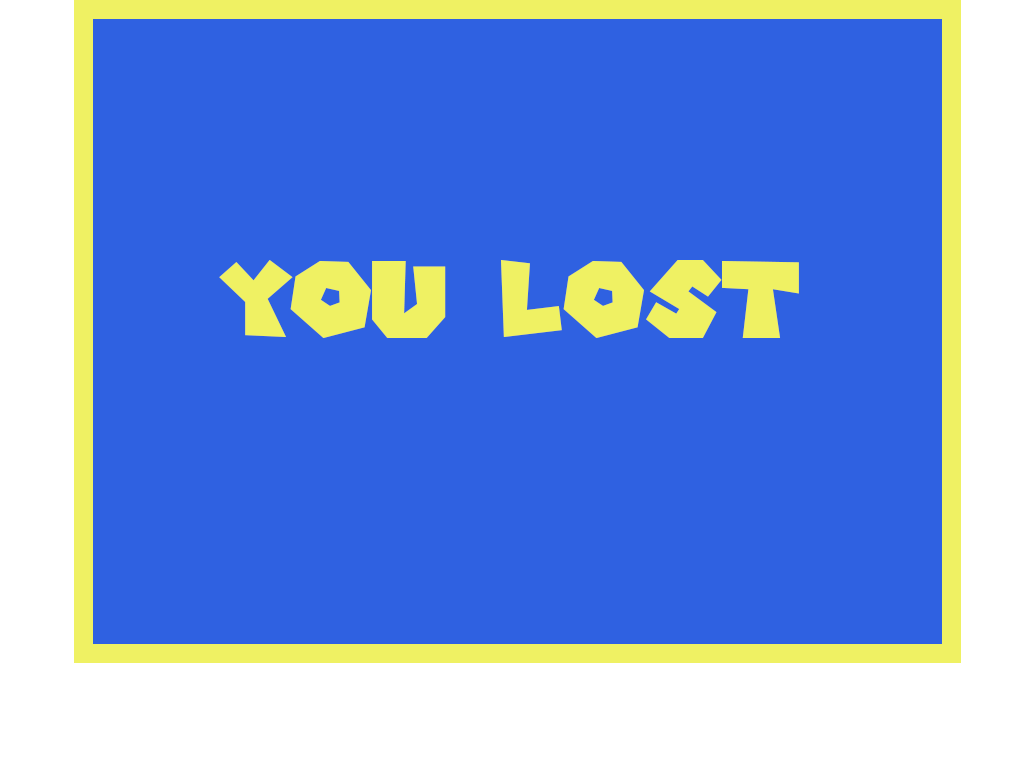
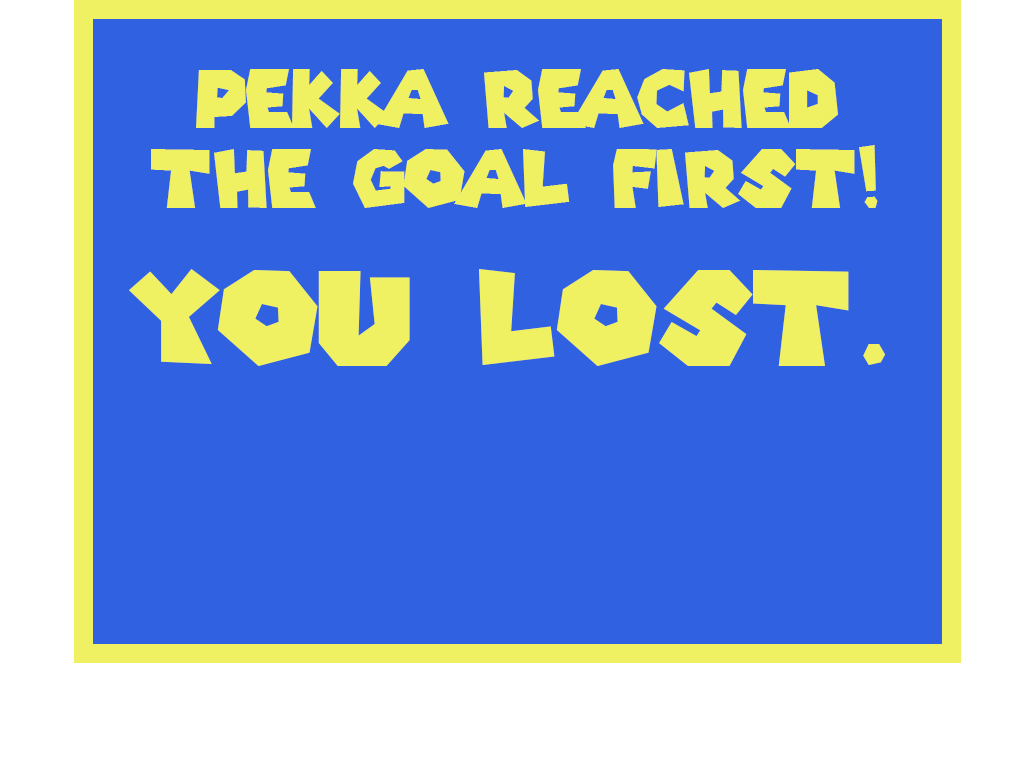
The second (1035, 775) image is a revision of the first. Changes to its layers:
renamed "You LOST" to "Pekka reached the goal first! you lost.", painted on it over (129, 69, 886, 366)
